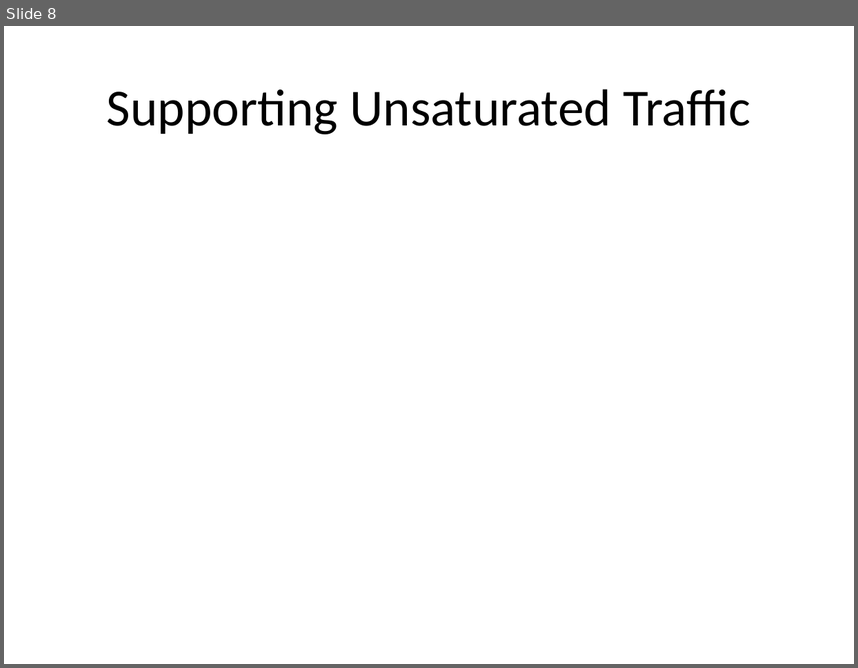
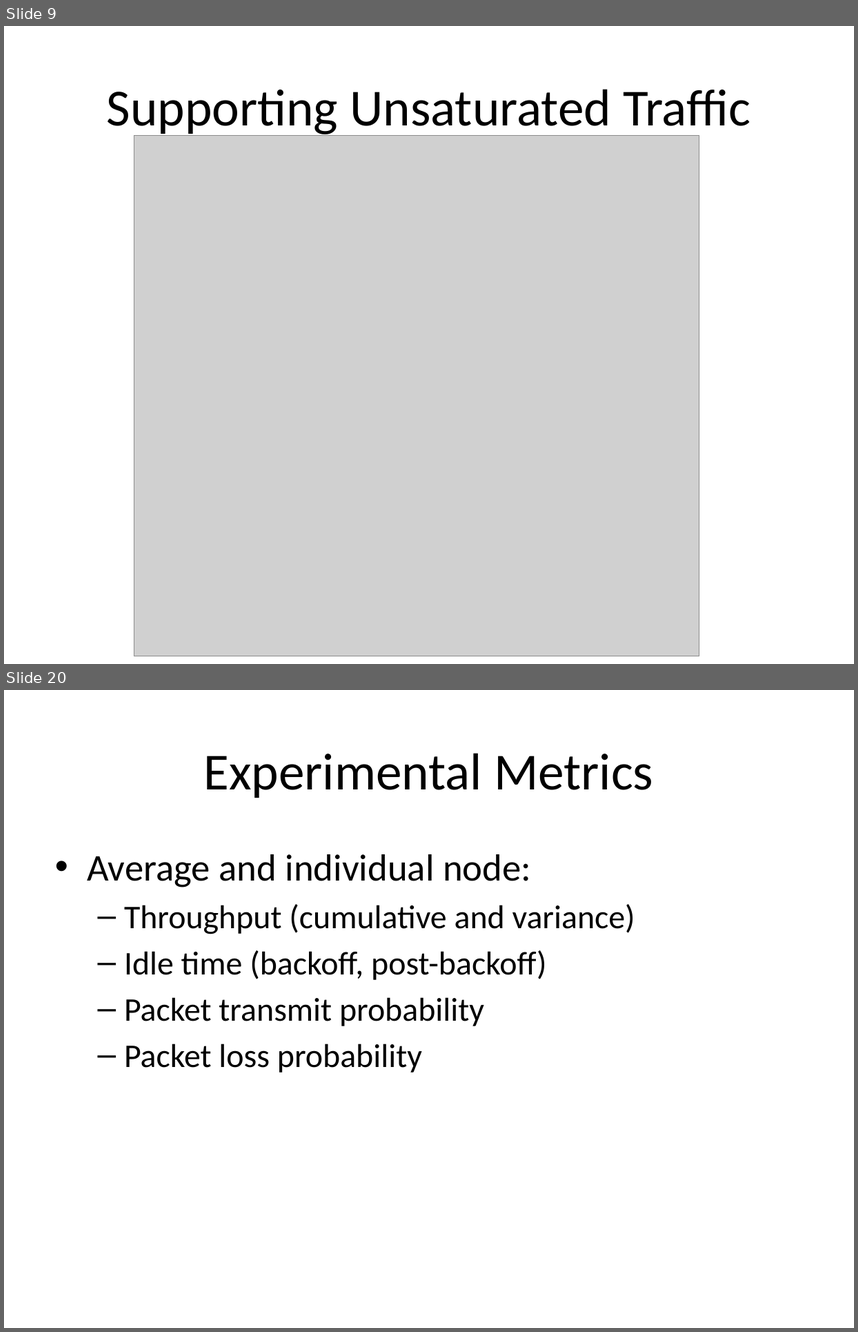
Before and after one commit to tamirh-uci/HeteroTrafficModels, a slide deck: presentation/slides.pptx. Shown one above the other, each under a label of ours: slide 8 before the commit, slides 9 and 20 after it; the slides between them are not shown. The pictures are 858x668 and 858x1332 pixels, drawn with LibreOffice and Linux fonts; fonts in the diff are those of the drawing; grey boxes stand for pictures. Boxes give left, top, right and bottom in pixels: in the first picture for what was removed or moved away, otherwise in the second. Text is boxed around its words. In the diff, an @@ line names an element or a change of style, - is before the commit and + after.

```diff
--- a/presentation/slides.pptx
+++ b/presentation/slides.pptx
@@ slide 20 added at box(4, 690, 854, 1328), background #FFFFFF @@
@@ title added at box(203, 753, 653, 798), 44 pt, text #000000 @@
+Experimental Metrics
@@ text added at box(87, 854, 635, 1072), 28 pt, text #000000 @@
+• Average and individual node:
+  – Throughput (cumulative and variance)
+  – Idle time (backoff, post-backoff)
+  – Packet transmit probability
+  – Packet loss probability
@@ what was slide 8 is now slide 9 @@
@@ slide 9 changed as well @@
@@ picture added at box(134, 135, 700, 655) @@
```
Also in this commit, not shown: 6 other slides changed, 12 other slides added.
